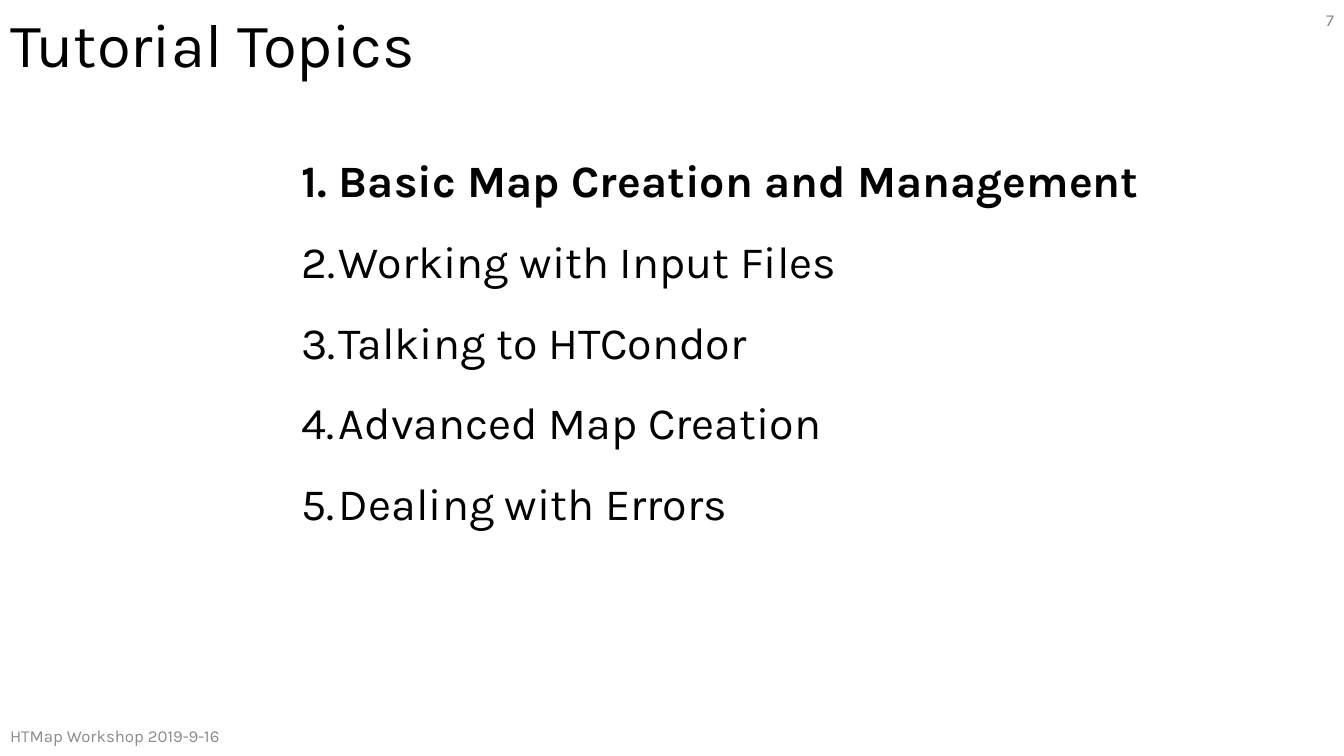
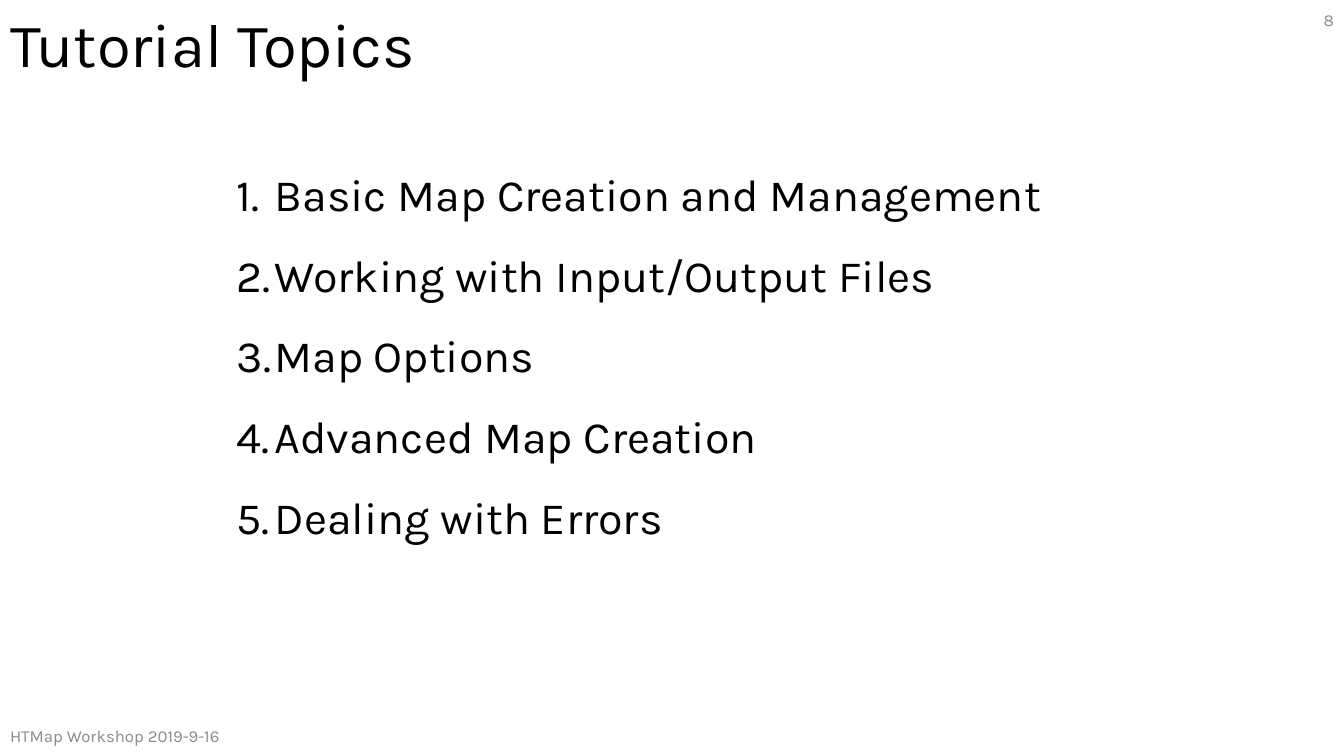
Before and after one commit to CHTC/htmap-workshop-materials, a slide deck: slide 8 of slides/HTMapWorkshop.pptx (slide 7 before the commit). Drawn at 1344x756 pixels with LibreOffice and Linux fonts; fonts in the diff are those of the drawing. Boxes give left, top, right and bottom in pixels: in the first picture for what was removed or moved away, otherwise in the second. Text is boxed around its words. In the diff, an @@ line names an element or a change of style, - is before the commit and + after.

Commit message:
flesh out slides, fix some formatting

```diff
--- a/slides/HTMapWorkshop.pptx
+++ b/slides/HTMapWorkshop.pptx
@@ page number at [1324,15,1334,26]: text changed @@
-7
+8
@@ text "Basic Map Creation and Management": place and size @@
-text "Basic Map Creation and Management" at [301,165,1138,531]
+text "Basic Map Creation and Management" at [237,180,1040,545]
@@ text at [275,180,1040,222]: bold off in "Basic Map Creation and Management" @@
@@ text at [237,259,934,383]: text changed @@
-2. Working with Input Files
-3. Talking to HTCondor
+2. Working with Input/Output Files
+3. Map Options
```
Also in this commit, not shown: 3 other slides changed, 1 slide added, 4 slides removed.
